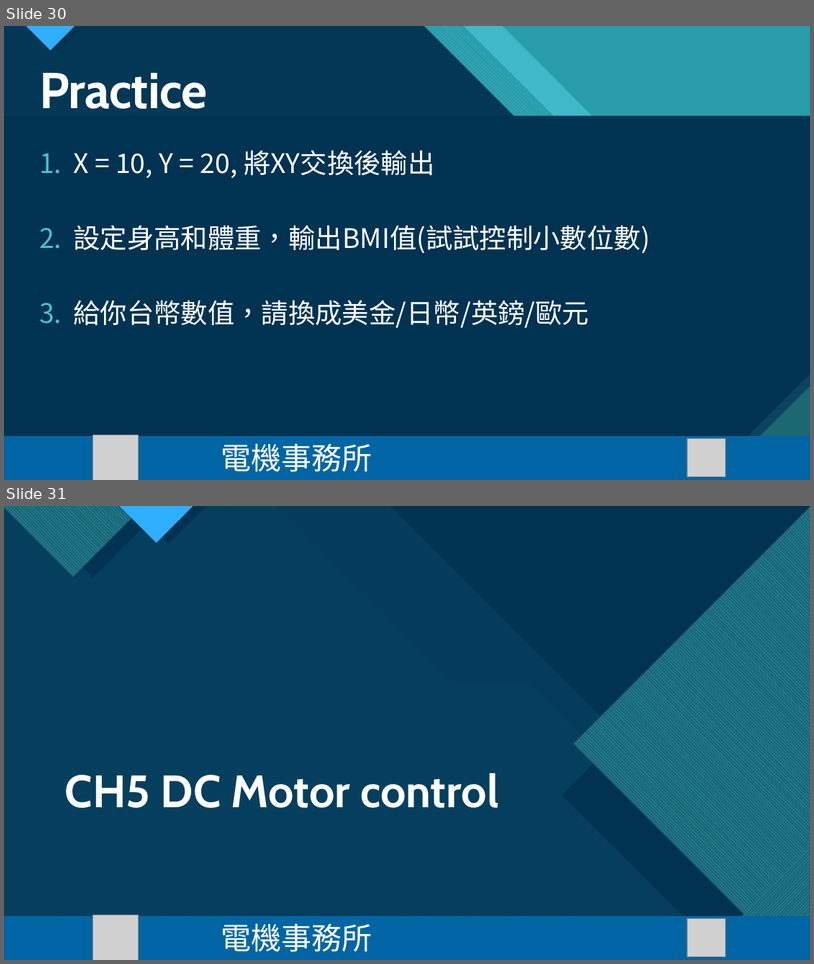
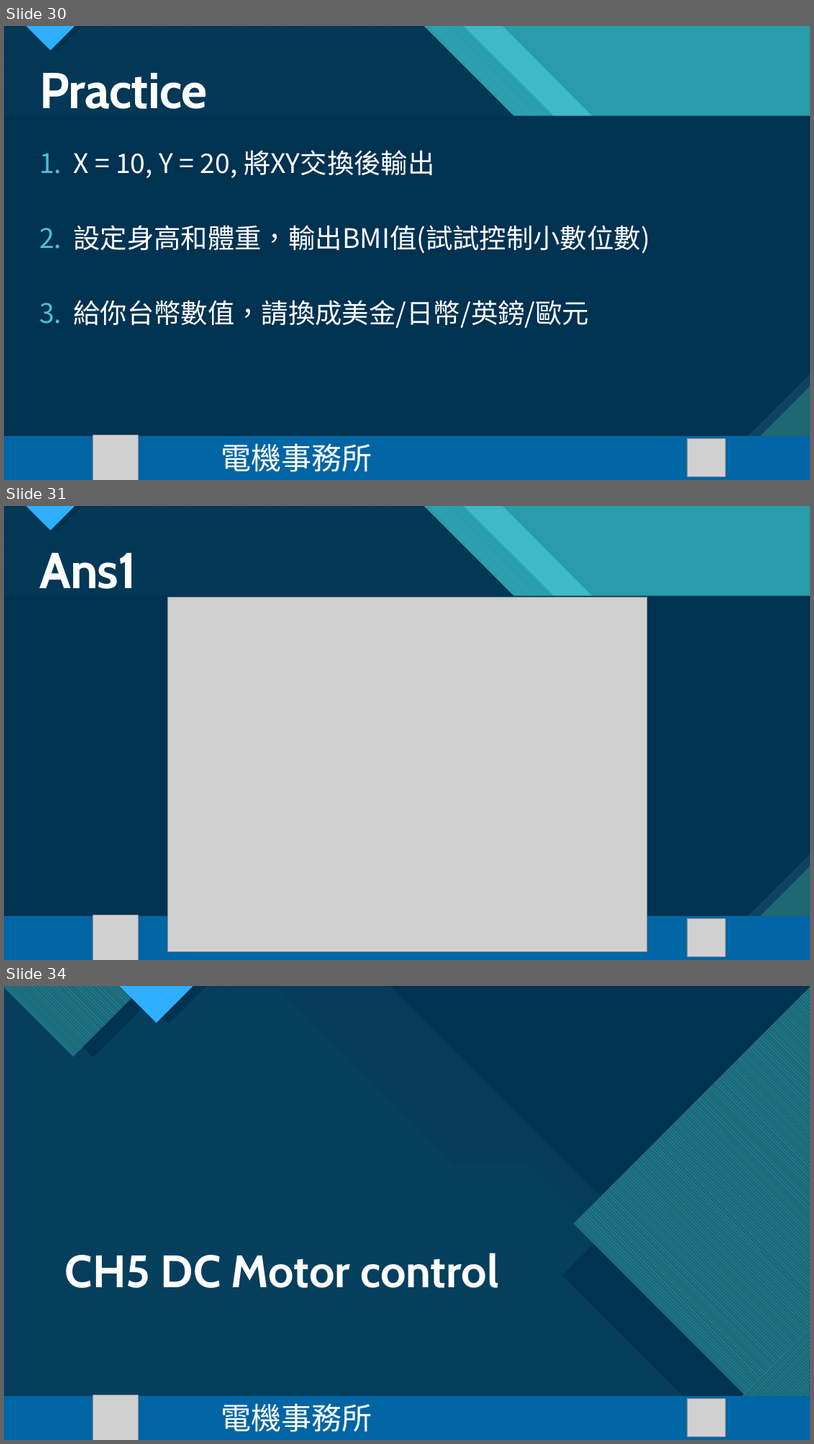
Before and after one commit to Harrysome/2022-NTNU-EEcamp, a slide deck: PPT/機器人動起來 day3.pptx. Shown one above the other, each under a label of ours: slides 30 and 31 before the commit, slides 30, 31 and 34 after it; the slides between them are not shown. The pictures are 814x964 and 814x1444 pixels, drawn with LibreOffice and Linux fonts; fonts in the diff are those of the drawing; grey boxes stand for pictures. Boxes give left, top, right and bottom in pixels: in the first picture for what was removed or moved away, otherwise in the second. Text is boxed around its words. In the diff, an @@ line names an element or a change of style, - is before the commit and + after.

```diff
--- a/PPT/機器人動起來 day3.pptx
+++ b/PPT/機器人動起來 day3.pptx
@@ slide 31 added at bbox=[4, 506, 810, 960], background #47C3D3; not listed: 18 template elements that a slide beside it also shows @@
@@ title added at bbox=[39, 553, 136, 589], 60 pt, text #FFFFFF, bold @@
+Ans1
@@ picture added at bbox=[167, 597, 647, 951] @@
@@ group added at bbox=[4, 915, 810, 960]: 2 pictures, 1 rectangle, 1 text @@
+電機事務所
@@ what was slide 31 is now slide 34 @@
```
Also in this commit, not shown: 3 slides changed, 6 other slides added, 2 other files.
